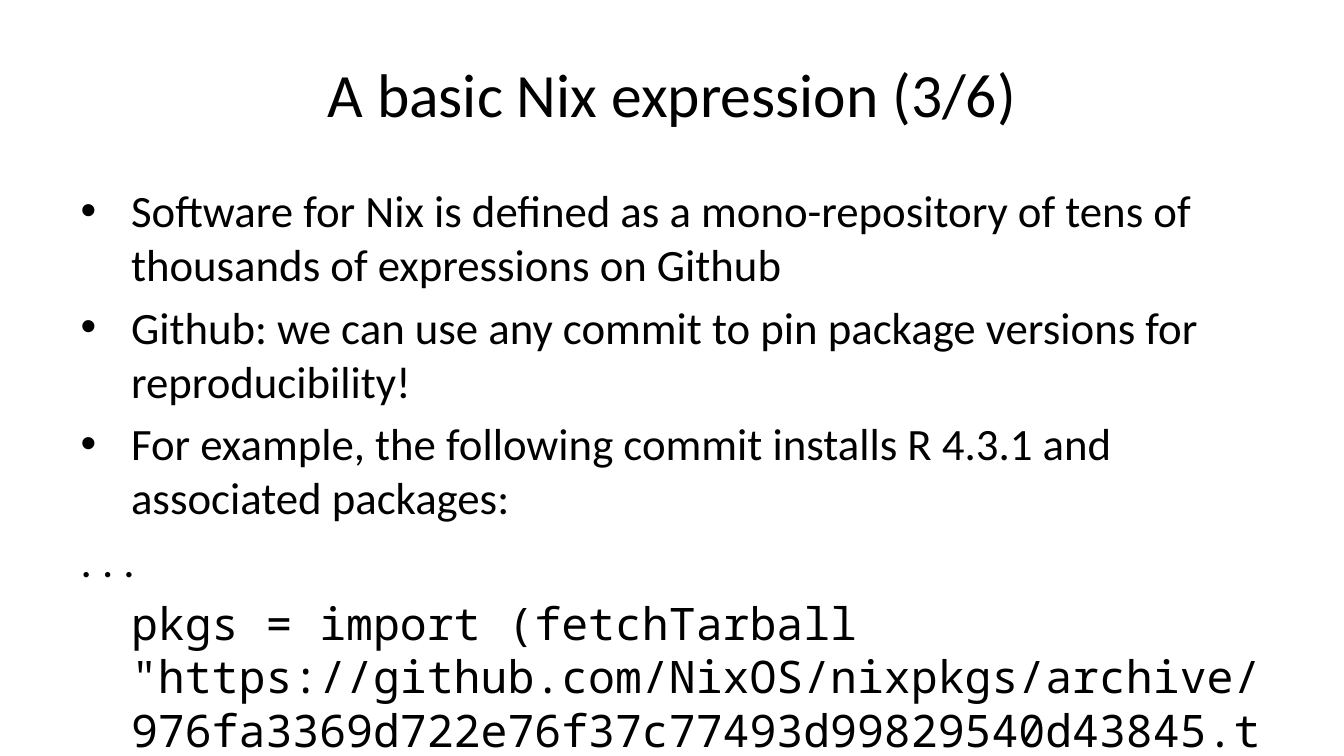
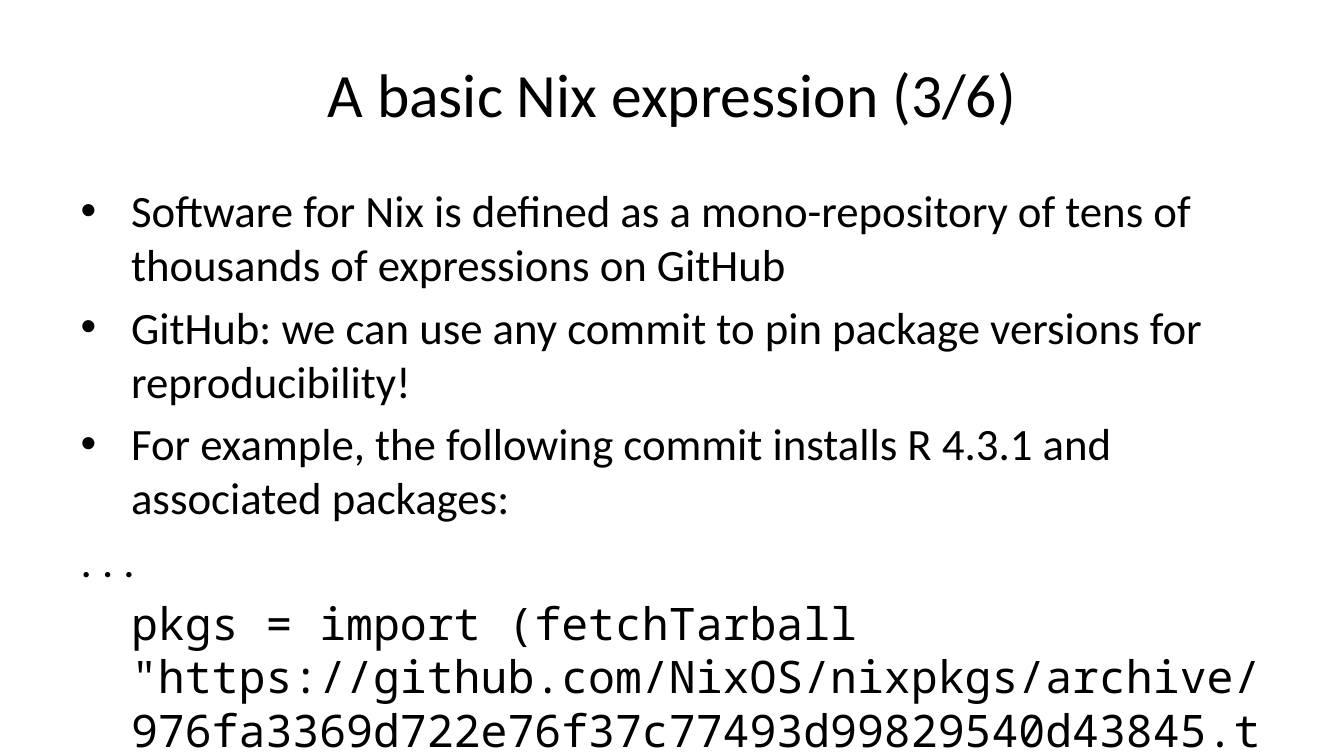
Before and after one commit to b-rodrigues/repro_basf, a slide deck: slide 25 of docs/index.pptx. Drawn at 1344x756 pixels with LibreOffice and Linux fonts; fonts in the diff are those of the drawing. Boxes give left, top, right and bottom in pixels: in the first picture for what was removed or moved away, otherwise in the second. Text is boxed around its words. In the diff, an @@ line names an element or a change of style, - is before the commit and + after.

```diff
--- a/docs/index.pptx
+++ b/docs/index.pptx
@@ text at (131, 196, 1202, 406): text changed @@
-• Software for Nix is defined as a mono-repository of tens of thousands of expressions on Github
-• Github: we can use any commit to pin package versions for reproducibility!
+• Software for Nix is defined as a mono-repository of tens of thousands of expressions on GitHub
+• GitHub: we can use any commit to pin package versions for reproducibility!
```
Also in this commit, not shown: 13 other slides changed, 12 other files.
